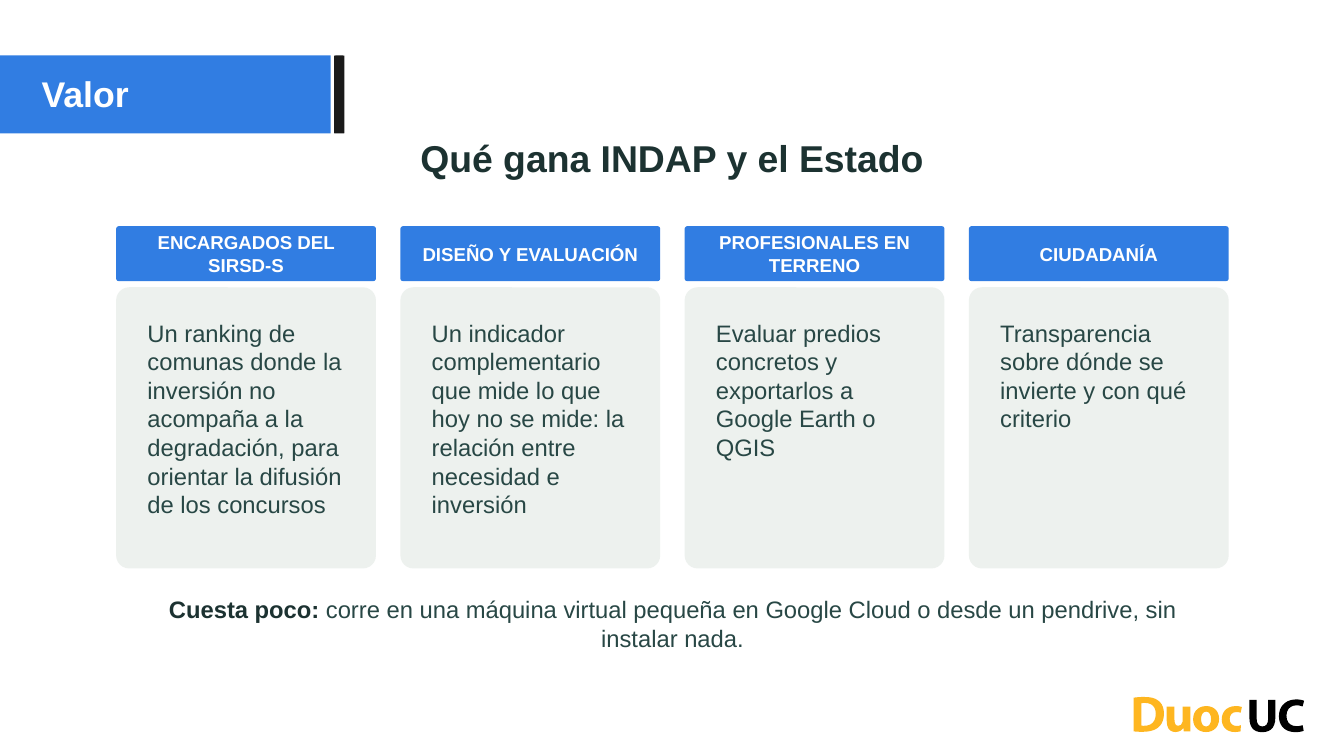
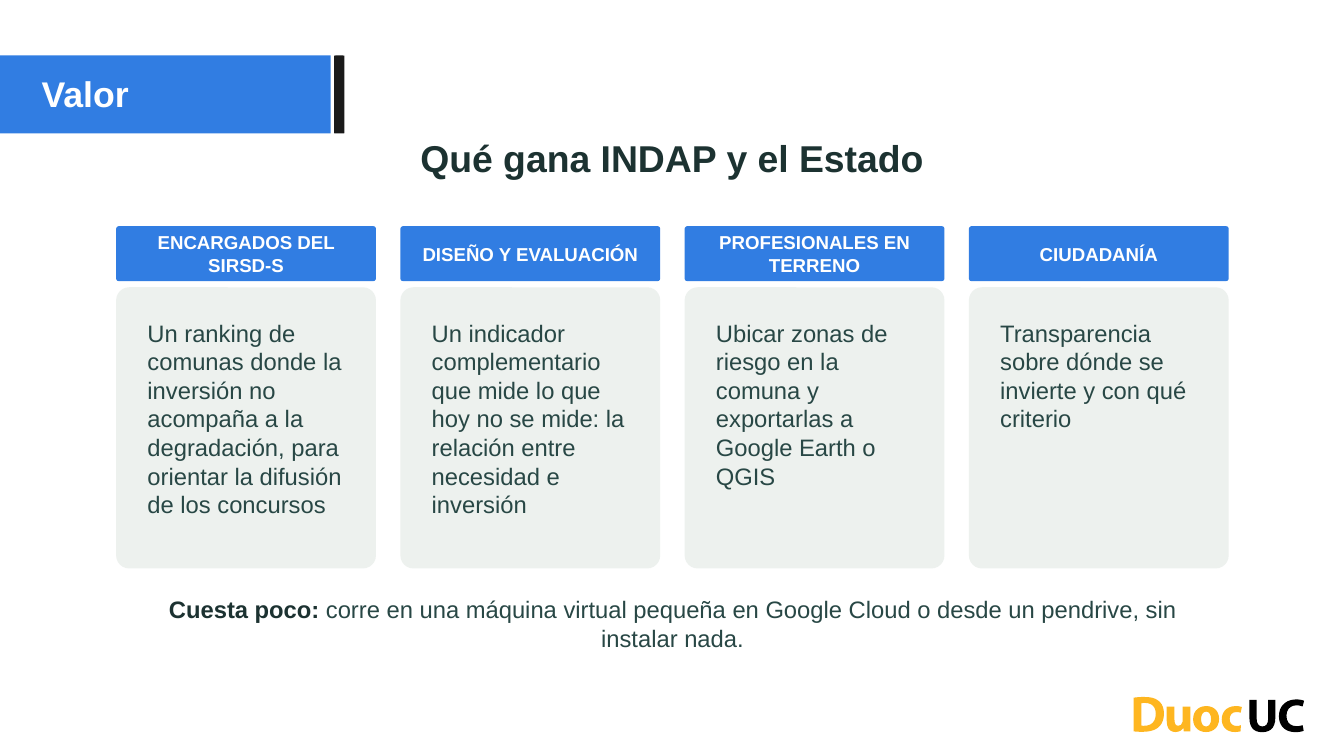
Before and after one commit to Baisuke/TerraFoco, a slide deck: slide 15 of Fase2/Evidencias Grupales/TerraFoco - Arquitectura 41 e innovacion (1).pptx. Drawn at 1344x756 pixels with LibreOffice and Linux fonts; fonts in the diff are those of the drawing; background and template pictures are left out. Boxes give left, top, right and bottom in pixels: in the first picture for what was removed or moved away, otherwise in the second. Text is boxed around its words. In the diff, an @@ line names an element or a change of style, - is before the commit and + after.

Commit message:
Presentación de arquitectura e innovación con el alcance de la versión de título
Textos de las láminas de procesos, escenarios, innovación y valor sin Mis
predios, y las vistas 4+1 actualizadas.

```diff
--- a/Fase2/Evidencias Grupales/TerraFoco - Arquitectura 41 e innovacion (1).pptx
+++ b/Fase2/Evidencias Grupales/TerraFoco - Arquitectura 41 e innovacion (1).pptx
@@ text in rounded rectangle at [716,324,887,490]: text changed @@
-Evaluar predios concretos y exportarlos a Google Earth o QGIS
+Ubicar zonas de riesgo en la comuna y exportarlas a Google Earth o QGIS
```
Also in this commit, not shown: 3 other slides changed.
